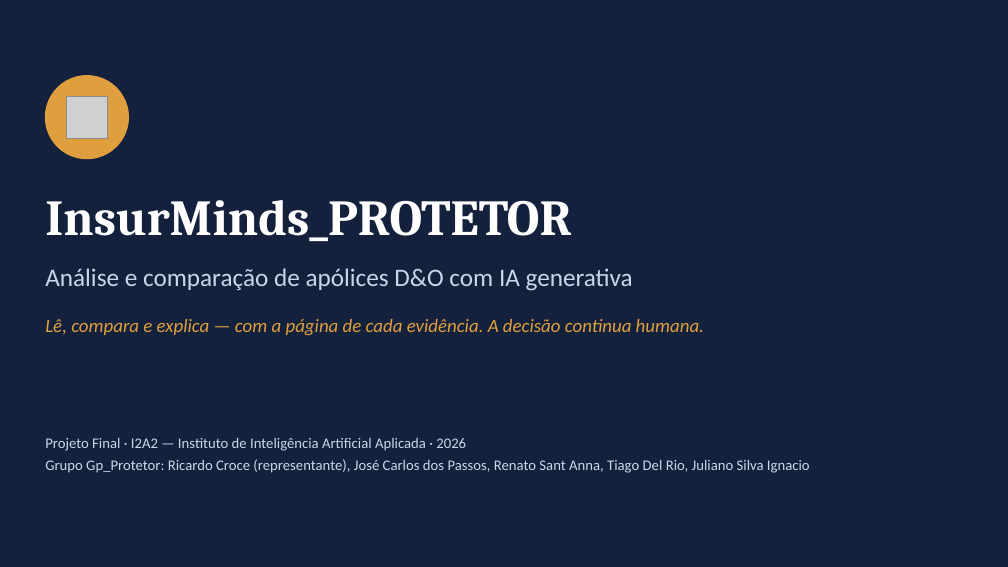
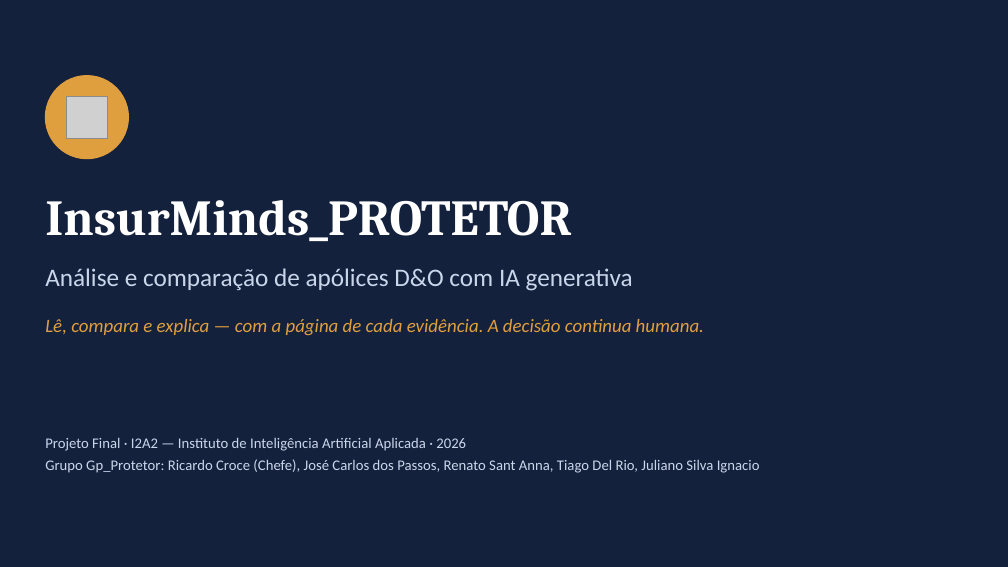
Before and after one commit to Georastreador/InsurMinds_Projeto_Final_PROTETOR, a slide deck: slide 1 of Projeto_Final_Artefatos/InsurMinds_Projeto_Final.pptx. Drawn at 1008x567 pixels with LibreOffice and Linux fonts; fonts in the diff are those of the drawing; grey boxes stand for pictures. Boxes give left, top, right and bottom in pixels: in the first picture for what was removed or moved away, otherwise in the second. Text is boxed around its words. In the diff, an @@ line names an element or a change of style, - is before the commit and + after.

```diff
--- a/Projeto_Final_Artefatos/InsurMinds_Projeto_Final.pptx
+++ b/Projeto_Final_Artefatos/InsurMinds_Projeto_Final.pptx
@@ text at <box>45,459,760,473</box>: text changed @@
-Grupo Gp_Protetor: Ricardo Croce (representante), José Carlos dos Passos, Renato Sant Anna, Tiago Del Rio, Juliano Silva Ignacio
+Grupo Gp_Protetor: Ricardo Croce (Chefe), José Carlos dos Passos, Renato Sant Anna, Tiago Del Rio, Juliano Silva Ignacio
```
Also in this commit, not shown: 2 other files.
